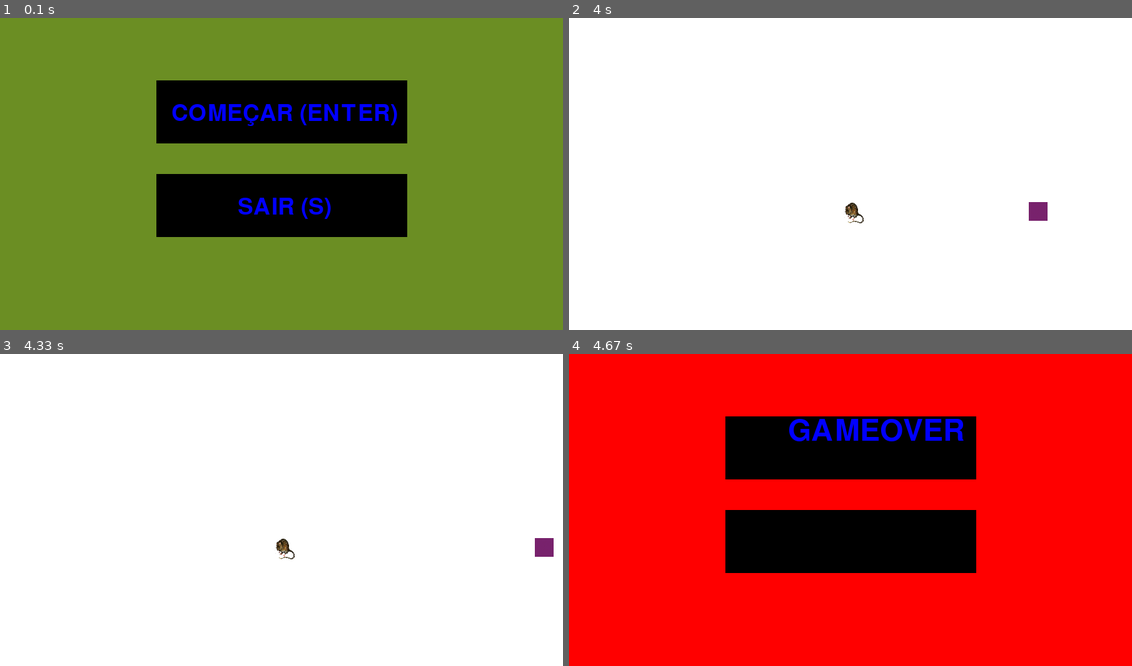
Above: before the commit, frames 1-4 (two rows, left to right).
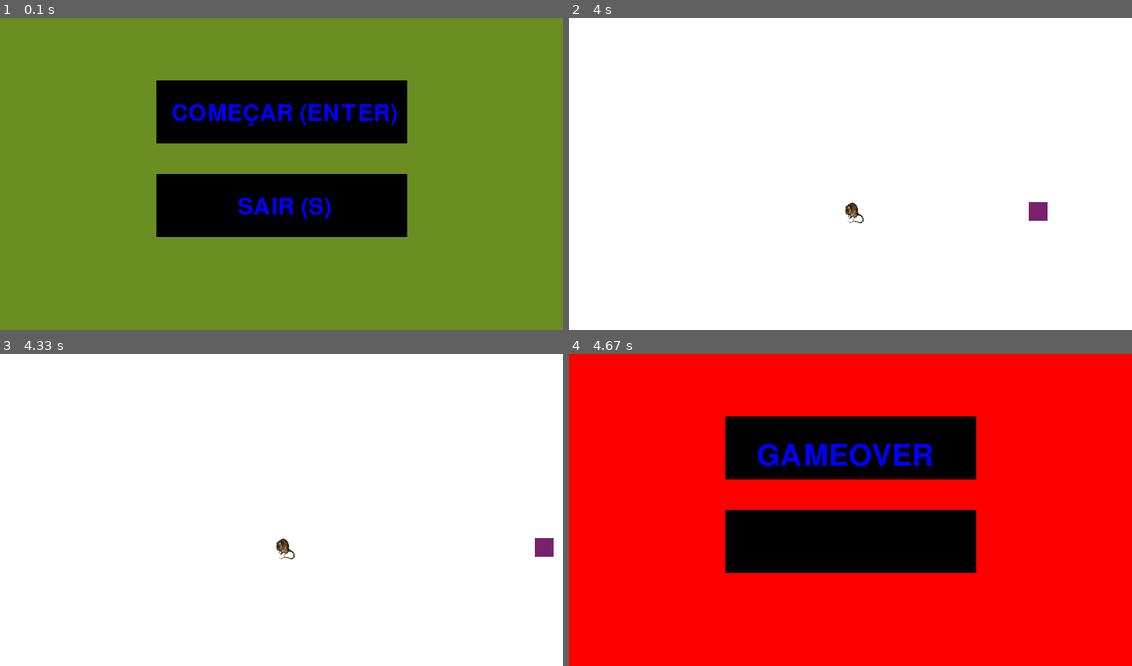
Above: after the commit, the same moments.

Repository: theodecourt/pyGame-papa-ratos
Game: pygame game, started from main.py
The game is run twice, just before and just after one commit, with the same random seed, the same clock (stepped at 60 frames per second) and the same inputs.
Inputs:
- Up to frame 1 (0.1 s): no input
- Up to frame 2 (4 s): tap Enter at 0.33 s; hold Right 0.67-1.13 s; hold Up 1.17-1.47 s; hold Right 1.5-1.97 s; hold Down 2-2.53 s; hold Left 2.9-3.3 s; hold Up 3.33-3.7 s; hold Right from 3.73 s (still down)
- Up to frame 3 (4.33 s): keep holding Right
- Up to frame 4 (4.67 s): release Right at 4.37 s

Frames 1-3 are identical in both runs. In frame 4, 2.3% of the frame differs, in the area x 33-71%, y 20-36%.

Commit message:
Co-authored-by: mariavjs <mariavjs@users.noreply.github.com> Co-authored-by: theodecourt <theodecourt@users.noreply.github.com>

Diff:
--- a/gameover.py
+++ b/gameover.py
@@ -32,7 +32,7 @@
         pygame.draw.polygon(WINDOW, BLACK, vertices)
         vertices = [(250, 250), (650, 250), (650, 350), (250, 350)]
         pygame.draw.polygon(WINDOW, BLACK, vertices)
-        WINDOW.blit(text_gameover, (350, 100))
+        WINDOW.blit(text_gameover, (300, 140))
         pygame.display.update()
 
     return state
--- a/pag_inicial.py
+++ b/pag_inicial.py
@@ -21,10 +21,11 @@
                 if event.key == pygame.K_s:
                     state = QUIT
                     game = False
-            if event.type == pygame.KEYDOWN:
+
                 if event.key == pygame.K_RETURN:
                     state = GAME
                     game = False
+
         text = font.render('COMEÇAR (ENTER)', True, (0, 0, 255))
         text2 = font.render('SAIR (S)', True, (0, 0, 255))
         WINDOW.fill(GREEN)
--- a/pag_jogo.py
+++ b/pag_jogo.py
@@ -80,6 +80,7 @@
 
         papa_rato = pygame.sprite.spritecollide(player, all_rats, True, pygame.sprite.collide_mask)
         if len(papa_rato) > 0:
+            SCORE += 1
             assets[NHAC_SOUND].play()
             time.sleep(0.1)
             for rato in papa_rato:
